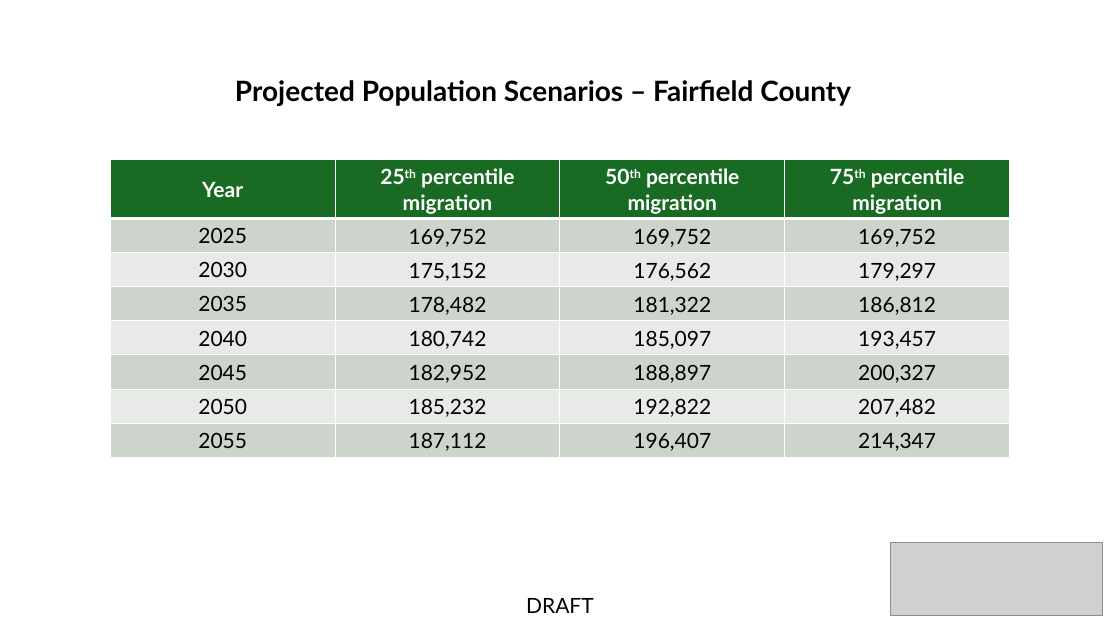
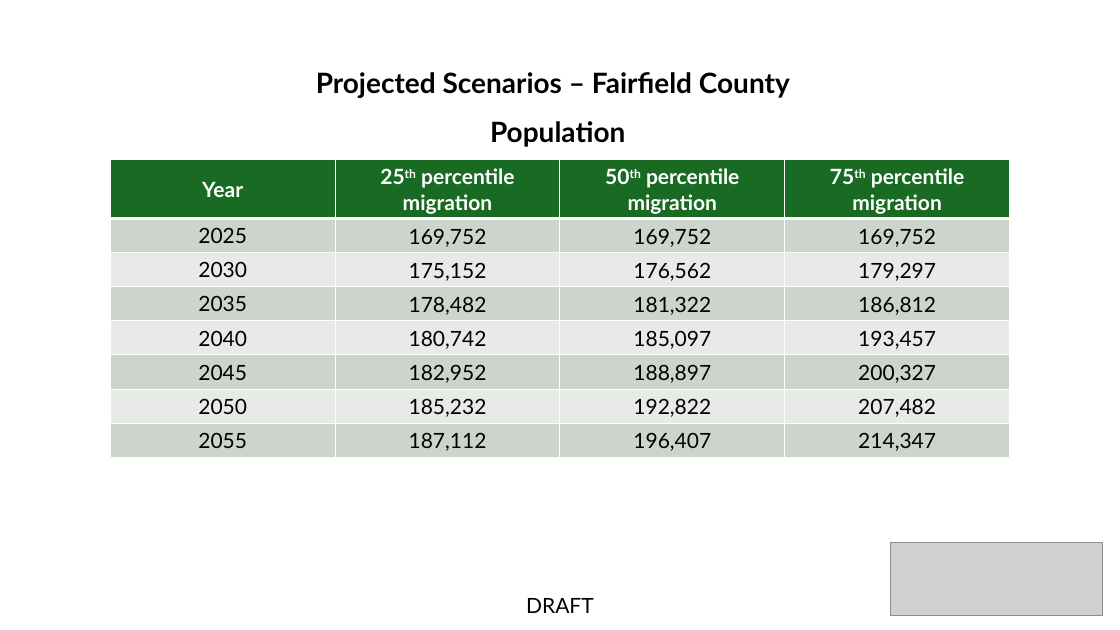
Before and after one commit to morpc/morpc-county-controls, a slide deck: slide 7 of deliverables/MORPC County Projections.pptx (slide 5 before the commit). Drawn at 1120x630 pixels with LibreOffice and Linux fonts; fonts in the diff are those of the drawing; grey boxes stand for pictures. Boxes give left, top, right and bottom in pixels: in the first picture for what was removed or moved away, otherwise in the second. Text is boxed around its words. In the diff, an @@ line names an element or a change of style, - is before the commit and + after.

```diff
--- a/deliverables/MORPC County Projections.pptx
+++ b/deliverables/MORPC County Projections.pptx
@@ text at <box>316,72,790,98</box>: text changed @@
-Projected Population Scenarios – Fairfield County
+Projected Scenarios – Fairfield County
@@ text added at <box>490,121,625,147</box>, 24 pt, text #000000, bold @@
+Population
```
Also in this commit, not shown: 23 other slides changed, 46 slides added.
